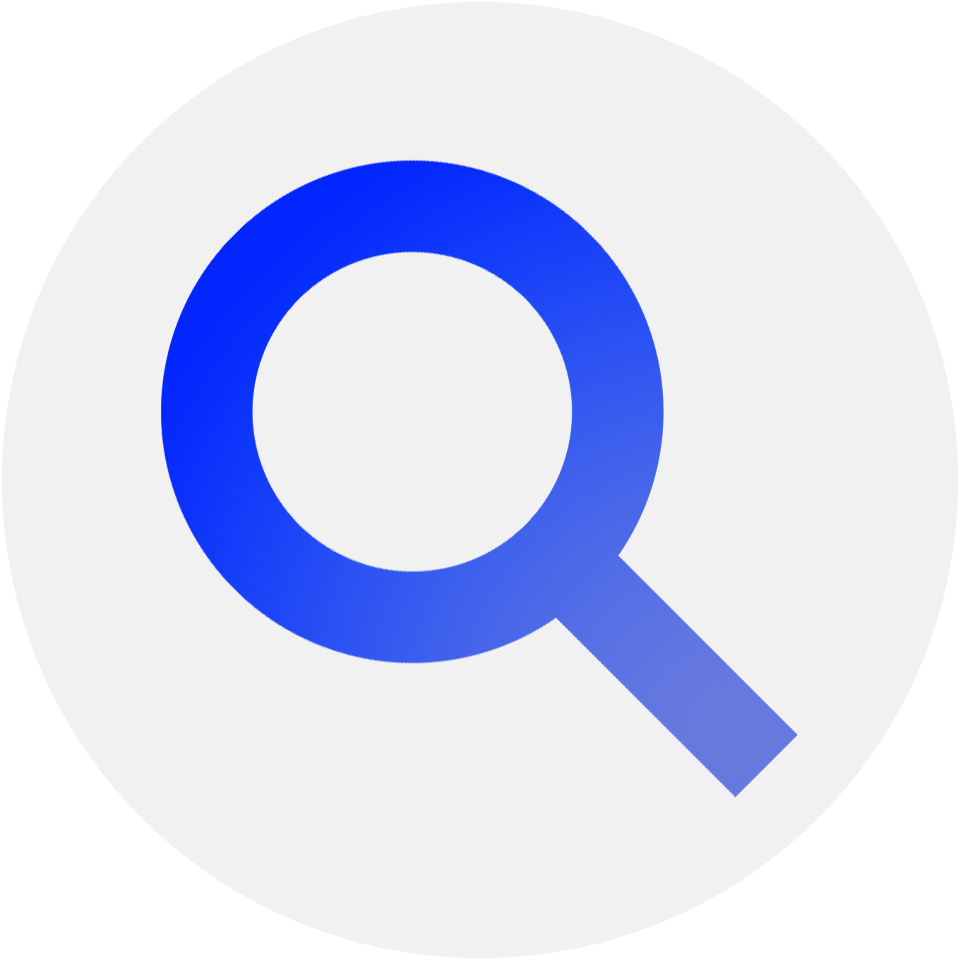
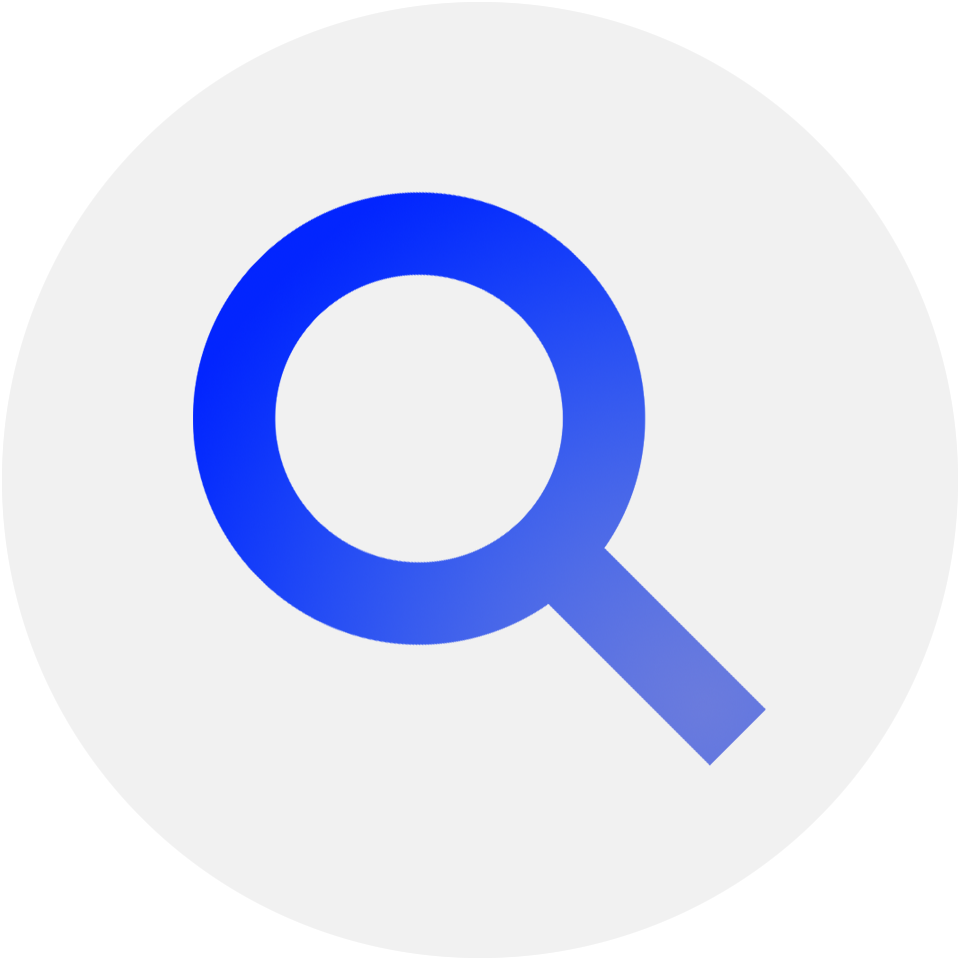
Layered file, before and after one edit (w=960, h=960). Changes by layer:
painted on "图层 2" over [161, 159, 798, 798]
